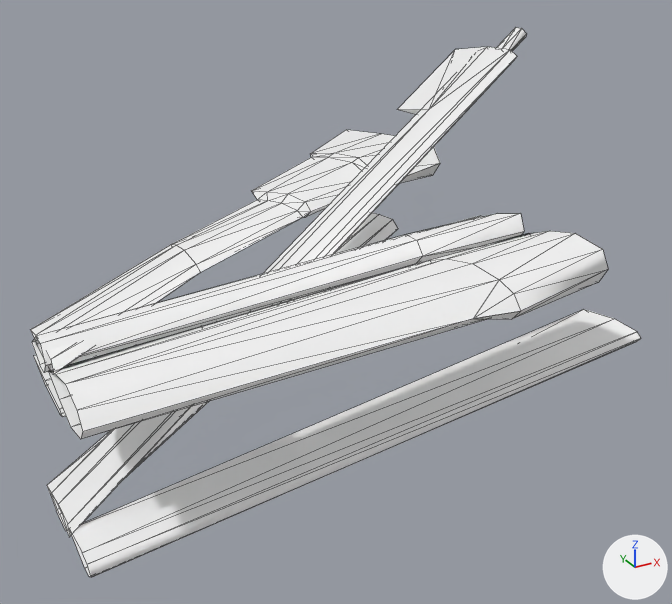
Renders of the glTF model public/models/automotive/ferrari-f2007/FerrariF2007_SuspFR.glb from each side of a commit.
The view is the same before and after, from a camera (50 mm lens) standing at (-0.675, -1.698, 0.656) and looking at (-0.329, -1.068, 0.341). Arrows for +X, +Y and +Z are at lower right; the lights stay in place. The older version comes first. Mesh edges are drawn as thin lines. Where no turn or scale is listed for an object, it has been applied to the vertices.

The scene before the commit, as lines of its bpy script (objects in view):
```python
mat_ferrari2007_top = principled_material('Ferrari2007_Top')
mat_ferrari2007_top.base_color = (1.0, 1.0, 1.0)  # white #ffffff
mat_ferrari2007_top.metallic = 1.0
mat_ferrari2007_top.roughness = 1.0
me_fer_suspa_rf = bpy.data.meshes.new('fer_suspa_rf')
me_fer_suspa_rf.from_pydata(...)  # 168 vertices, 235 faces; spans x -0.453..-0.004, y -0.191..0.263, z -0.197..0.136
me_fer_suspa_rf.materials.append(mat_ferrari2007_top)  # white #ffffff
ob_fer_suspa_fr = bpy.data.objects.new('fer_suspa_fr', me_fer_suspa_rf)
ob_fer_suspa_fr.location = (-0.1257, -1.067, 0.4171)
```
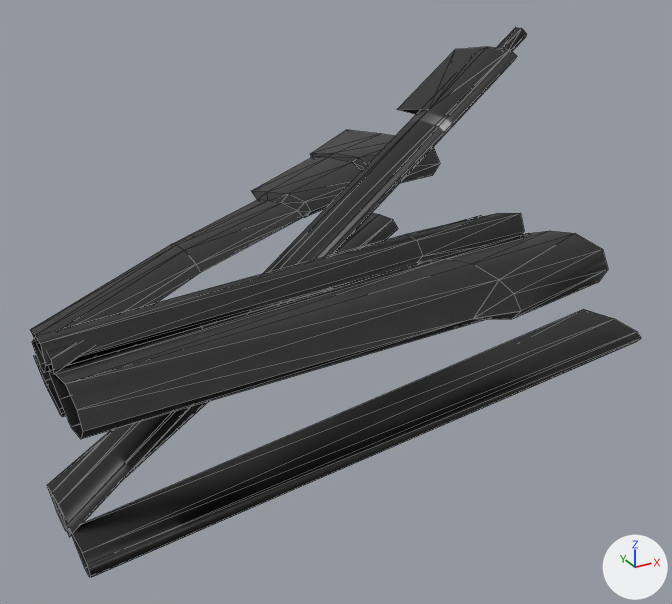
What differs and where, as boxes [x1, y1, x2, y2] in the pictures (672 x 604 px):
'fer_suspa_fr', surface changed (white to black): [30, 27, 641, 577] in both

Patch to the scene script:
```diff
--- a/public/models/automotive/ferrari-f2007/FerrariF2007_SuspFR.glb.py
+++ b/public/models/automotive/ferrari-f2007/FerrariF2007_SuspFR.glb.py
@@ img_ferrari2007_top_t_diff @@
+img_ferrari2007_top_t_diff = load_image('Ferrari2007_Top_T_Diff', '_unpacked/Ferrari2007_Top_T_Diff', 1024, 1024, 'sRGB')
@@ mat_ferrari2007_top @@
 mat_ferrari2007_top = principled_material('Ferrari2007_Top')
-mat_ferrari2007_top.base_color = (1.0, 1.0, 1.0)  # white #ffffff
-mat_ferrari2007_top.metallic = 1.0
-mat_ferrari2007_top.roughness = 1.0
+mat_ferrari2007_top.texture = img_ferrari2007_top_t_diff
+mat_ferrari2007_top.metallic = 0.05
+mat_ferrari2007_top.roughness = 0.35
```
